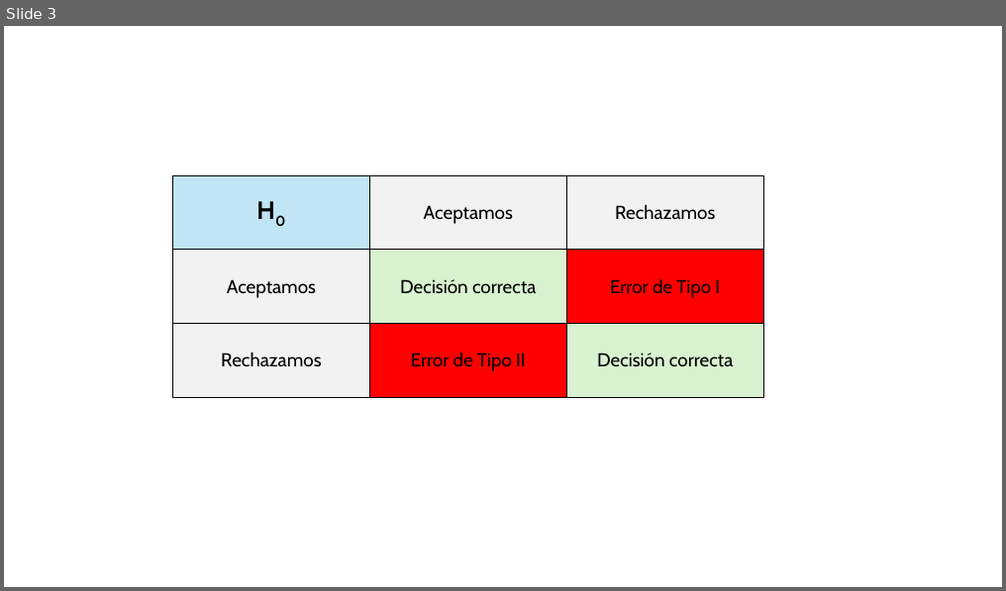
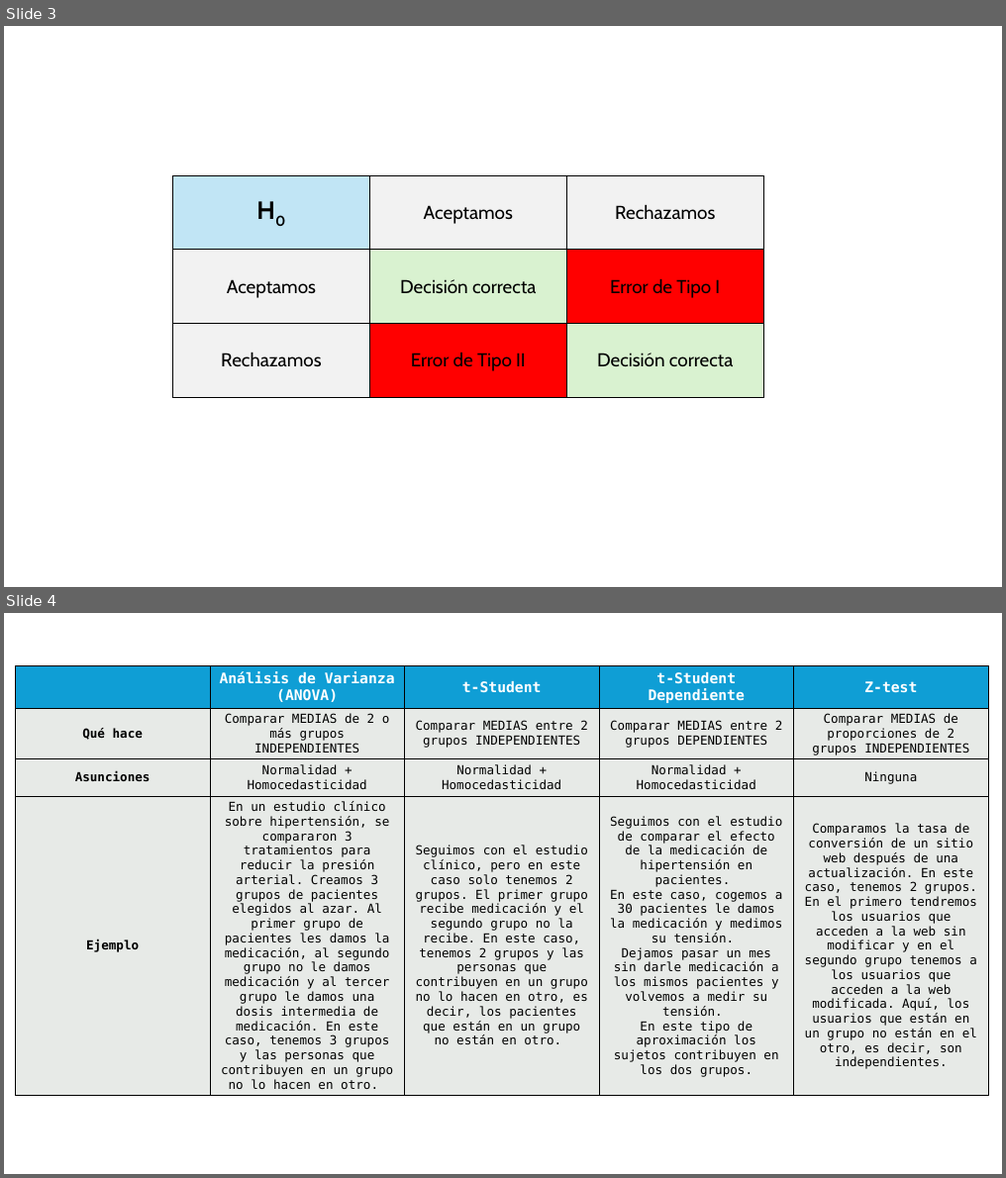
Before and after one commit to Hack-io-Data/Imagenes, a slide deck: 02-Imagenes/A:B_Testing/PowerPointImagenes.pptx. Shown one above the other, each under a label of ours: slide 3 before the commit, slides 3 and 4 after it. The pictures are 1006x591 and 1006x1178 pixels, drawn with LibreOffice and Linux fonts; fonts in the diff are those of the drawing. Boxes give left, top, right and bottom in pixels: in the first picture for what was removed or moved away, otherwise in the second. Text is boxed around its words. In the diff, an @@ line names an element or a change of style, - is before the commit and + after.

```diff
--- a/02-Imagenes/A:B_Testing/PowerPointImagenes.pptx
+++ b/02-Imagenes/A:B_Testing/PowerPointImagenes.pptx
@@ slide 4 added at (x1=4, y1=613, x2=1002, y2=1174), background #FFFFFF @@
@@ table added at (x1=15, y1=666, x2=988, y2=1106), 4 rows, 5 columns @@
+ | Análisis de Varianza (ANOVA) | t-Student | t-Student Dependiente | Z-test
+Qué hace | Comparar MEDIAS de 2 o más grupos INDEPENDIENTES | Comparar MEDIAS entre 2 grupos INDEPENDIENTES | Comparar MEDIAS entre 2 grupos DEPENDIENTES | Comparar MEDIAS de proporciones de 2 grupos INDEPENDIENTES
+Asunciones | Normalidad + Homocedasticidad | Normalidad + Homocedasticidad | Normalidad + Homocedasticidad | Ninguna
+Ejemplo | En un estudio clínico sobre hipertensión, se compararon 3 tratamientos para reducir la presión arterial. Creamos 3 grupos de pacientes elegidos al azar. Al primer grupo de pacientes les damos la medicación, al segundo grupo no le damos medicación y al tercer grupo le damos una dosis intermedia de medicación. En este caso, tenemos 3 grupos y las personas que contribuyen en un grupo no lo hacen en otro. | Seguimos con el estudio clínico, pero en este caso solo tenemos 2 grupos. El primer grupo recibe medicación y el segundo grupo no la recibe. En este caso, tenemos 2 grupos y las personas que contribuyen en un grupo no lo hacen en otro, es decir, los pacientes que están en un grupo no están en otro. | Seguimos con el estudio de comparar el efecto de la medicación de hipertensión en pacientes. / En este caso, cogemos a 30 pacientes le damos la medicación y medimos su tensión. / Dejamos pasar un mes sin darle medicación a los mismos pacientes y volvemos a medir su tensión. / En este tipo de aproximación los sujetos contribuyen en los dos grupos. | Comparamos la tasa de conversión de un sitio web después de una actualización. En este caso, tenemos 2 grupos. En el primero tendremos los usuarios que acceden a la web sin modificar y en el segundo grupo tenemos a los usuarios que acceden a la web modificada. Aquí, los usuarios que están en un grupo no están en el otro, es decir, son independientes.
```
Also in this commit, not shown: 2 other files.
